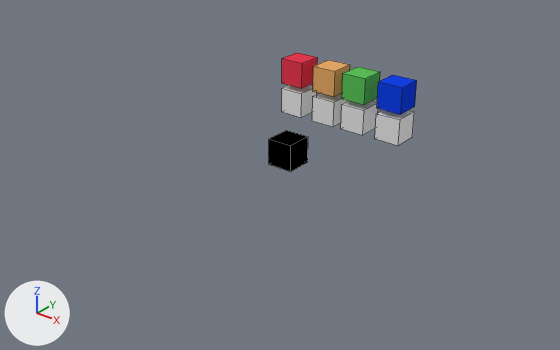
Before and after pictures for a commit that changed the Blender file Levels/lib/materals.blend.
One viewpoint serves both versions: a 50 mm lens placed at (31.3, -40.0, 22.7), pointed at (0.5, -1.5, -1.2). Lighting does not change. The marker at lower left points along +X, +Y and +Z. Mesh edges are drawn as thin lines.

Script lines for the objects in view, before the commit:
```python
me_cube_000 = bpy.data.meshes.new('Cube.000')
me_cube_000.from_pydata(...)  # a box spanning x -1.0..1.0, y -1.0..1.0, z -1.0..1.0
me_cube_000.materials.append(None)
me_cube_001 = bpy.data.meshes.new('Cube.001')
me_cube_001.from_pydata(...)  # a box spanning x -1.0..1.0, y -1.0..1.0, z -1.0..1.0
me_cube_001.materials.append(mat_silhouette)  # black #000000
me_cube_002 = bpy.data.meshes.new('Cube.002')
me_cube_002.from_pydata(...)  # a box spanning x -1.0..1.0, y -1.0..1.0, z -1.0..1.0
me_cube_002.materials.append(None)
ob_cube = bpy.data.objects.new('Cube', me_cube_001)
ob_cube.location = (0.0, 0.0, 0.0)
ob_cube_001 = bpy.data.objects.new('Cube.001', me_cube_000)
ob_cube_001.location = (-4.04, 6.54, 1.06)
ob_cube_002 = bpy.data.objects.new('Cube.002', me_cube_002)
ob_cube_002.location = (-0.98, 6.54, 1.06)
# also in view: 'Cube.008' at (-4.0, 6.5, 3.5); 'Cube.005' at (1.7, 6.5, 3.5); 'Cube.003' at (4.8, 6.5, 1.1); 'Cube.007' at (-1.0, 6.5, 3.5); 'Cube.006' at (4.8, 6.5, 3.5)
```
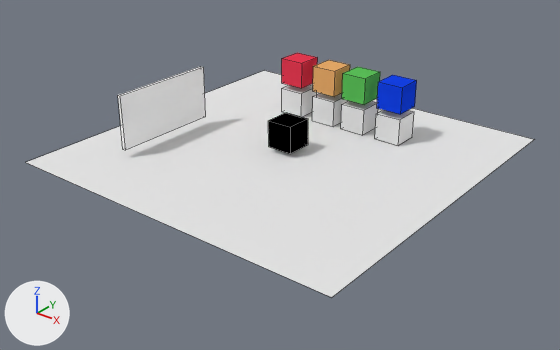
What changed in the scene script:
```text
Add mat_floor:
    mat_floor = diffuse_material('Floor')
    mat_floor.base_color = (0.8, 0.8, 0.8)  # white #e7e7e7
Add mat_wall:
    mat_wall = diffuse_material('Wall')
    mat_wall.base_color = (1.0, 1.0, 1.0)  # white #ffffff
Add me_plane:
    me_plane.from_pydata([(1.0, -1.0, 0.0), (-1.0, -1.0, 0.0), (1.0, 1.0, 0.0), (-1.0, 1.0, 0.0)], [], [(1, 0, 2, 3)])
    me_plane.materials.append(mat_floor)  # white #e7e7e7
Add me_cube_011:
    me_cube_011.from_pydata(...)  # a box spanning x -1.0..1.0, y -1.0..1.0, z -1.0..1.0
    me_cube_011.materials.append(mat_wall)  # white #ffffff
Change ob_cube:
    ob_cube.location: (0.0, 0.0, 0.0) -> (0.0, 0.0, 1.37)
Add ob_plane:
    ob_plane = bpy.data.objects.new('Plane', me_plane)
    ob_plane.location = (0.0, 0.0, 0.0)
    ob_plane.scale = (-12.9, -12.9, -12.9)
Add ob_cube_009:
    ob_cube_009 = bpy.data.objects.new('Cube.009', me_cube_011)
    ob_cube_009.location = (-8.15, -4.1, 2.62)
    ob_cube_009.scale = (0.136, 4.03, 1.99)
```

Location of each change, [x1, y1, x2, y2] in pixels of the pictures (560 x 350 px):
'Plane', added: after [26, 70, 534, 297]
'Cube.009', added: after [118, 66, 206, 150]
'Cube', moved: before [269, 130, 308, 172]; after [268, 113, 308, 154]
